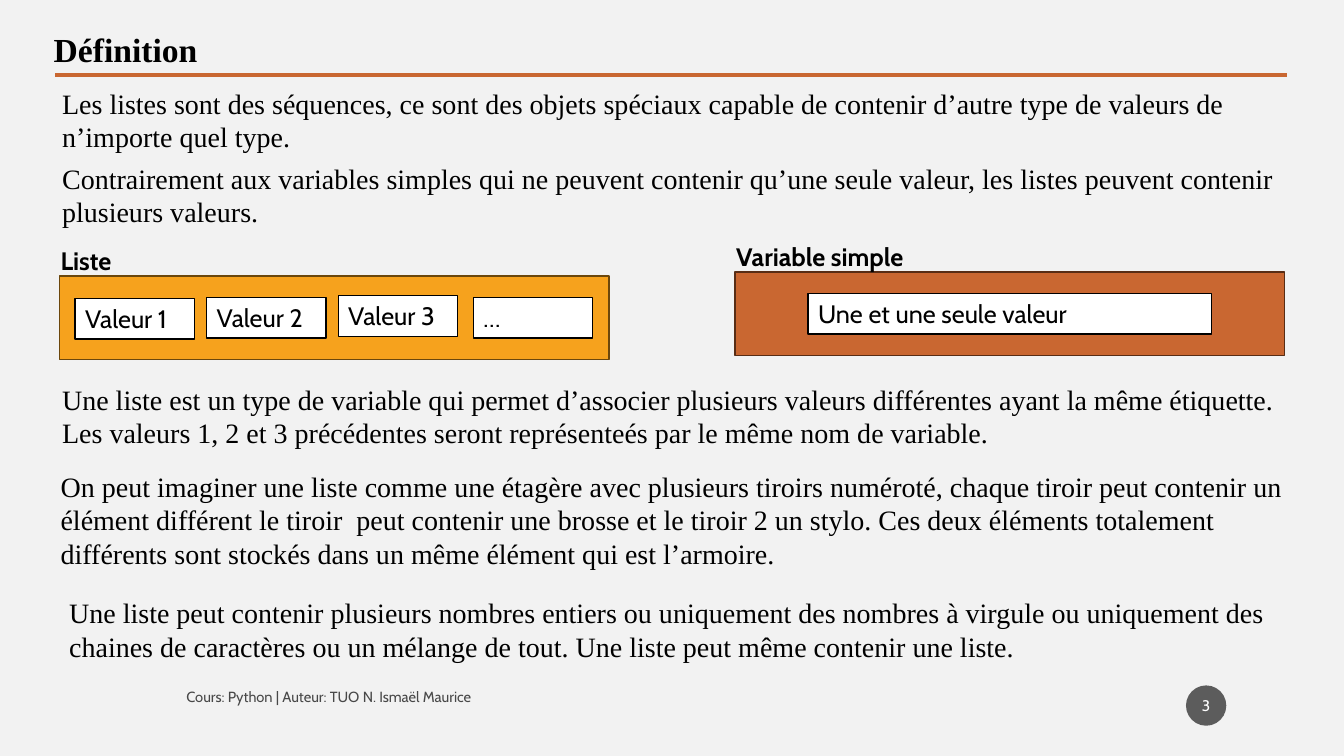
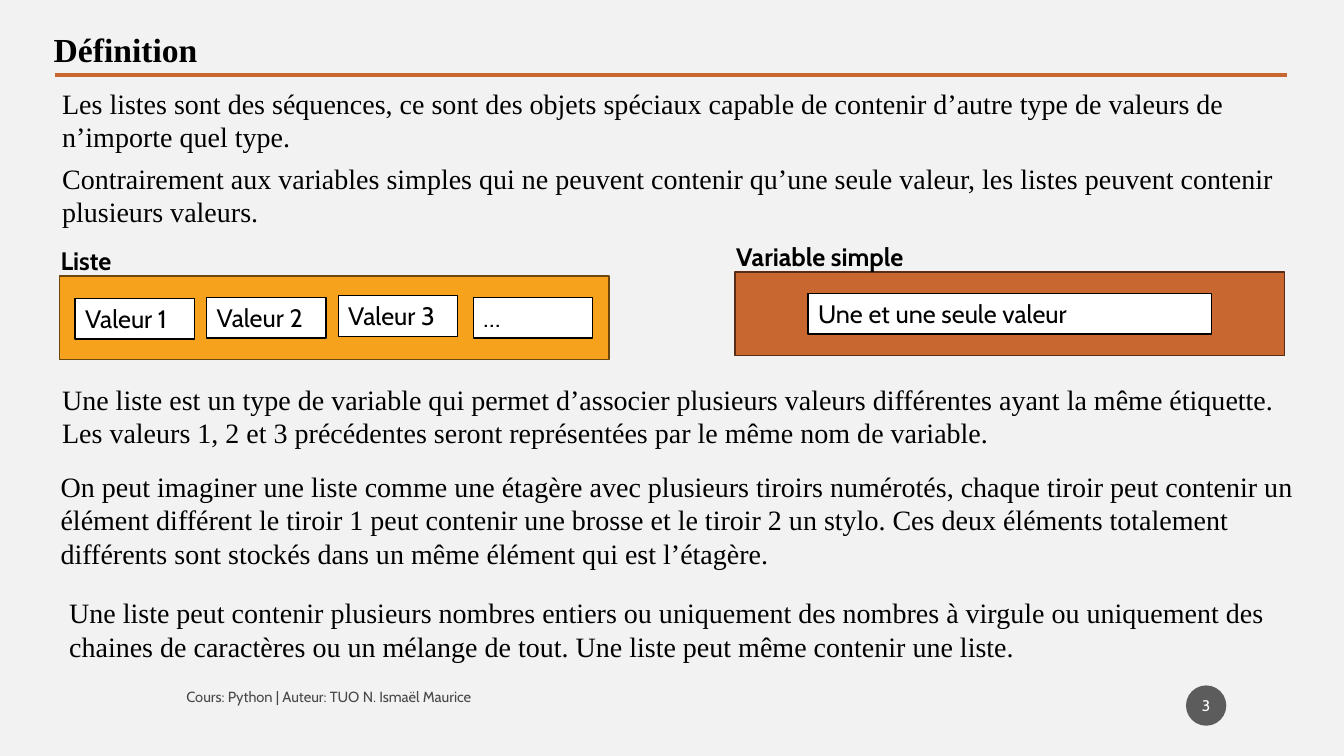
Before and after one commit to tisma95/cours-python, a slide deck: slide 3 of source/Chapitre 9 - Les listes.pptx. Drawn at 1344x756 pixels with LibreOffice and Linux fonts; fonts in the diff are those of the drawing. Boxes give left, top, right and bottom in pixels: in the first picture for what was removed or moved away, otherwise in the second. Text is boxed around its words. In the diff, an @@ line names an element or a change of style, - is before the commit and + after.

Commit message:
Feat (chp9): Chapitre sur les listes
Ajout du parcours, suppression

```diff
--- a/source/Chapitre 9 - Les listes.pptx
+++ b/source/Chapitre 9 - Les listes.pptx
@@ text at (62,390,1272,449): text changed @@
-Une liste est un type de variable qui permet d’associer plusieurs valeurs différentes ayant la même étiquette. Les valeurs 1, 2 et 3 précédentes seront représenteés par le même nom de variable.
+Une liste est un type de variable qui permet d’associer plusieurs valeurs différentes ayant la même étiquette. Les valeurs 1, 2 et 3 précédentes seront représentées par le même nom de variable.
@@ text at (61,477,1292,569): text changed @@
-On peut imaginer une liste comme une étagère avec plusieurs tiroirs numéroté, chaque tiroir peut contenir un élément différent le tiroir peut contenir une brosse et le tiroir 2 un stylo. Ces deux éléments totalement différents sont stockés dans un même élément qui est l’armoire.
+On peut imaginer une liste comme une étagère avec plusieurs tiroirs numérotés, chaque tiroir peut contenir un élément différent le tiroir 1 peut contenir une brosse et le tiroir 2 un stylo. Ces deux éléments totalement différents sont stockés dans un même élément qui est l’étagère.
```
Also in this commit, not shown: 6 other slides changed, 3 slides added, 3 other files.
